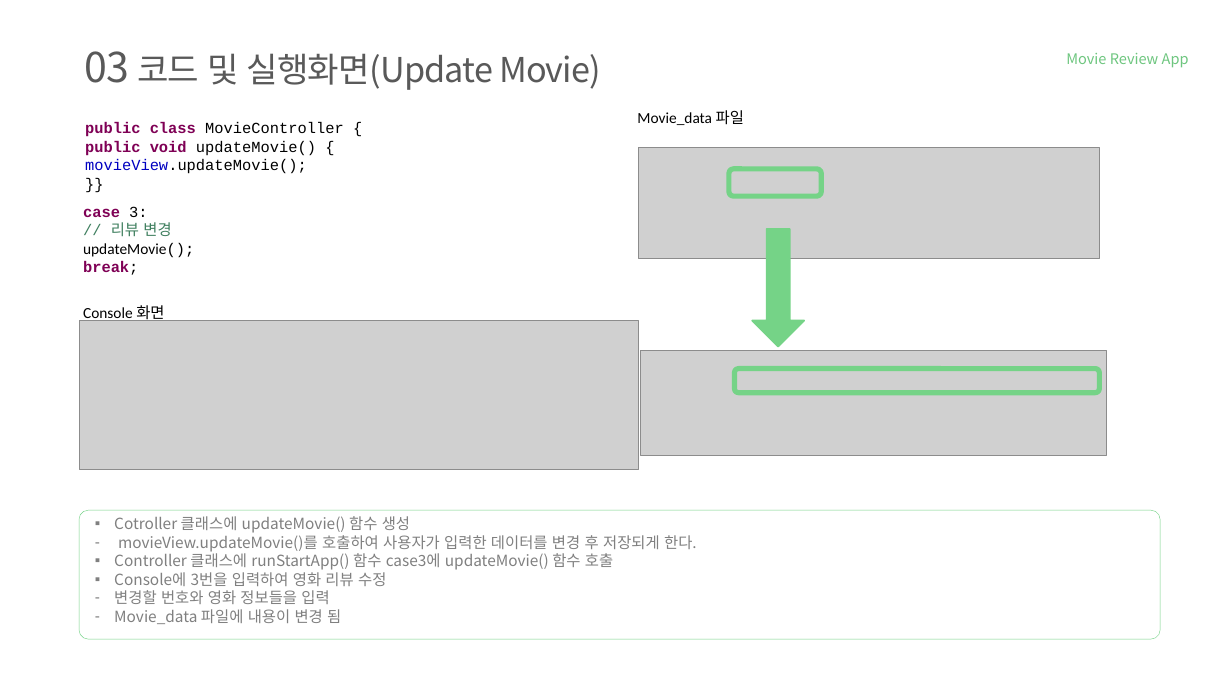
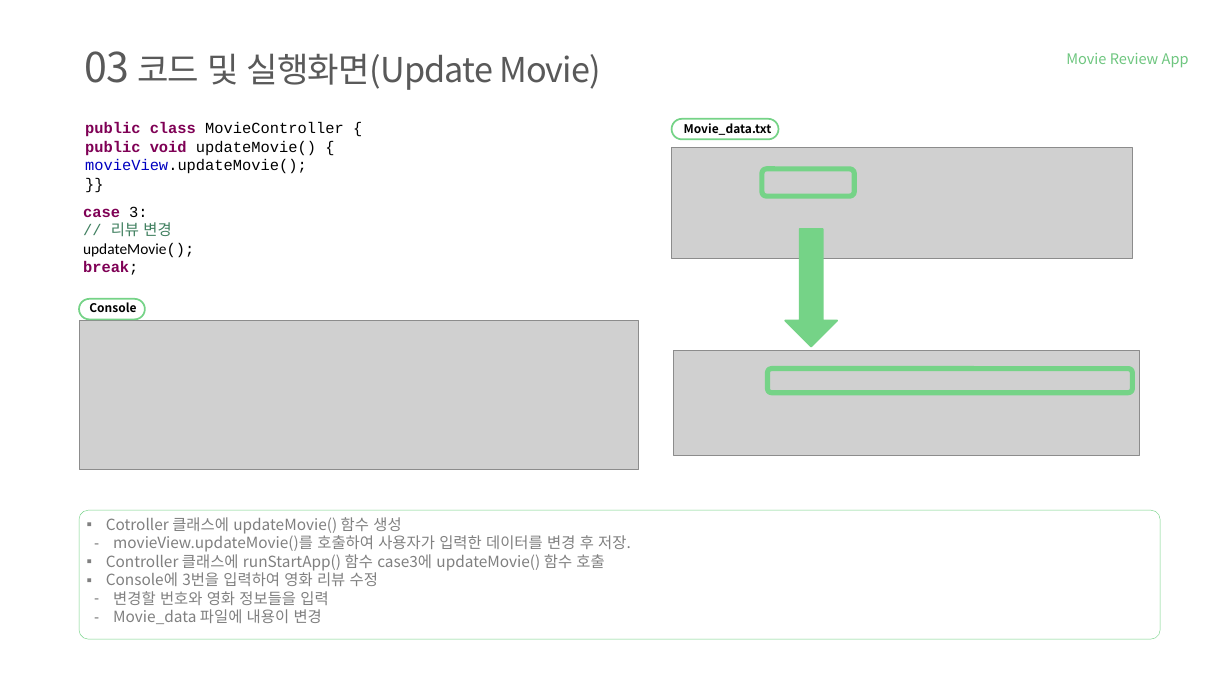
Before and after one commit to tnwjd121/MovieApp, a slide deck: slide 15 of ppt/국비(정보처리기능사)_백수정.pptx. Drawn at 1232x693 pixels with LibreOffice and Linux fonts; fonts in the diff are those of the drawing; grey boxes stand for pictures; background and template pictures are left out. Boxes give left, top, right and bottom in pixels: in the first picture for what was removed or moved away, otherwise in the second. Text is boxed around its words. In the diff, an @@ line names an element or a change of style, - is before the commit and + after.

```diff
--- a/ppt/국비(정보처리기능사)_백수정.pptx
+++ b/ppt/국비(정보처리기능사)_백수정.pptx
@@ rounded rectangle added at [671, 119, 779, 139], outline #75D387 2 pt @@
@@ picture: place and size @@
-picture at [639, 148, 1100, 258]
+picture at [671, 148, 1132, 258]
@@ text at [684, 123, 772, 135]: text changed; size 18 to 14 pt; font Calibri to Noto Sans CJK KR; bold on @@
-Movie_data 파일
+Movie_data.txt
@@ rounded rectangle added at [79, 299, 145, 319], outline #75D387 2 pt @@
@@ text at [89, 302, 136, 312]: text changed; size 18 to 14 pt; font Calibri to Noto Sans CJK KR; bold on @@
-Console 화면
+Console
@@ 2 rounded rectangles, 1 picture, 1 down arrow: place and size @@
-2 rounded rectangles, 1 picture, 1 down arrow at [641, 169, 1106, 455]
+2 rounded rectangles, 1 picture, 1 down arrow at [674, 169, 1140, 455]
@@ text "Cotroller 클래스에 updateMovie() 함수 생성": place and size @@
-text "Cotroller 클래스에 updateMovie() 함수 생성" at [114, 516, 697, 624]
+text "Cotroller 클래스에 updateMovie() 함수 생성" at [106, 517, 631, 624]
@@ text at [113, 533, 631, 552]: text changed @@
-– movieView.updateMovie()를 호출하여 사용자가 입력한 데이터를 변경 후 저장되게 한다.
+– movieView.updateMovie()를 호출하여 사용자가 입력한 데이터를 변경 후 저장.
@@ text at [113, 591, 328, 605]: indent changed @@
@@ text at [113, 609, 322, 624]: text changed @@
-– Movie_data 파일에 내용이 변경 됨
+– Movie_data 파일에 내용이 변경
```
Also in this commit, not shown: 19 other slides changed.
